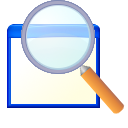
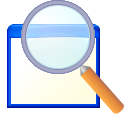
Two versions of the same layered image (128 × 128). Layer-by-layer changes:
painted on "Glass" over [26, 5, 91, 70]
